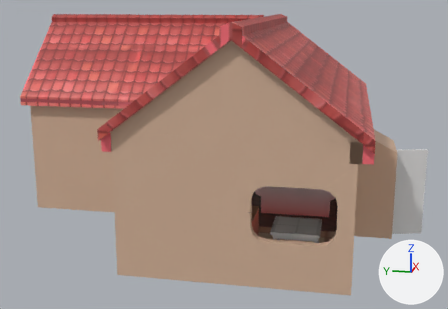
The glTF model testbig.glb as it was, and as the next commit left it.
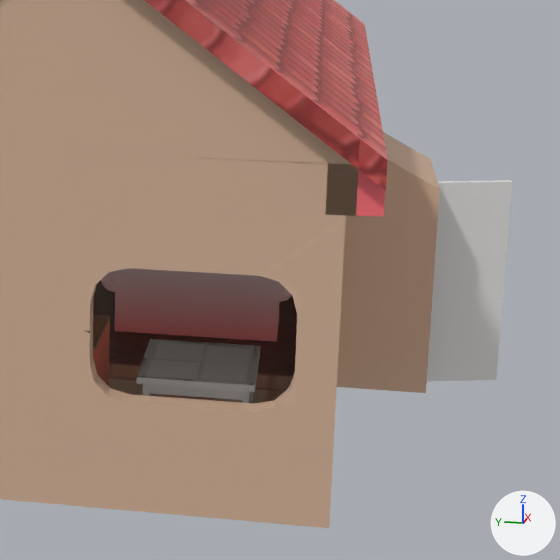
There are two pictures of each version: one whole from a 50 mm camera at (-14.78, -2.22, 4.92) aimed at (-1.4, 0.46, 1.58), one close up on the part from 47% to 100% of the width and 24% to 100% of the height. Lighting does not change. The marker at lower right points along +X, +Y and +Z. Where no turn or scale is listed for an object, it has been applied to the vertices. Vertices at the same position are counted once.

In view in the first close-up: 'Plane', 'dining table', 'door', 'sofa'.
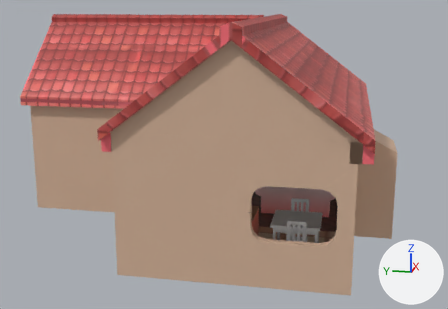
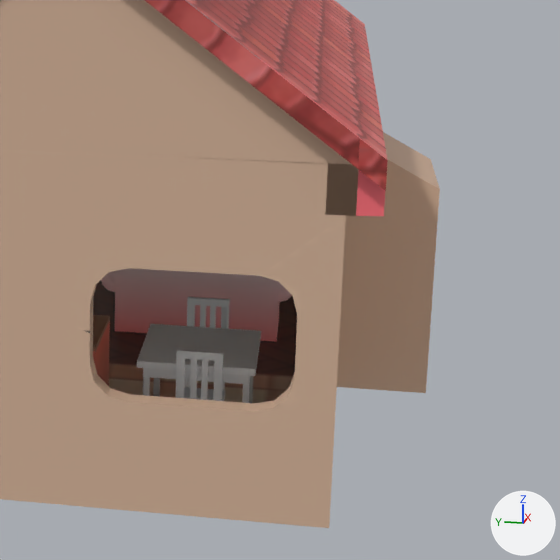
Location of each change, [x1, y1, x2, y2] in pixels of the close-ups (560 x 560 px):
```json
{"object": "door", "change": "deleted", "before": [427, 180, 512, 381]}
{"object": "dining table", "change": "reshaped", "before": [136, 339, 260, 403], "after": [137, 324, 261, 403]}
{"object": "dining table.002", "change": "added", "after": [175, 349, 225, 401]}
{"object": "dining table.001", "change": "added", "after": [185, 297, 230, 390]}
```

Edits to the scene script, one JSON object a line:
```json
{"op": "add", "block": "mat_chairem", "code": ["mat_chairem = principled_material('chairem')", "mat_chairem.base_color = (0.8, 0.8, 0.8)  # white #e7e7e7"]}
{"block": "me_cube_021", "where": "me_cube_021.from_pydata(...)  # 131 vertices, 296 faces; spans x -0.467..0.467, y -0.467..0.467, z -0.242..0.411"}
{"block": "me_cube_021", "where": "# used by ob_dining_table; location = (-3.25, -1.36, 0.28)"}
{"block": "me_cube_021", "change": "me_cube_021 part 1: all 83 vertices in x -0.467..0.467, y -0.467..0.467, z 0.263..0.411 are moved by (0.0, 0.0, 0.136)"}
{"op": "add", "block": "me_cube_019", "code": ["me_cube_019 = bpy.data.meshes.new('Cube.019')", "me_cube_019.from_pydata(...)  # 261 vertices, 577 faces; spans x -0.279..0.162, y -0.178..0.178, z -0.218..0.776", "me_cube_019.materials.append(mat_chairem)  # white #e7e7e7"]}
{"op": "add", "block": "me_cube_015", "code": ["me_cube_015 = bpy.data.meshes.new('Cube.015')", "me_cube_015.from_pydata(...)  # 261 vertices, 577 faces; spans x -0.162..0.279, y -0.178..0.178, z -0.218..0.776", "me_cube_015.materials.append(mat_chairem)  # white #e7e7e7"]}
{"op": "remove", "block": "ob_door", "code": ["ob_door = bpy.data.objects.new('door', me_cube_026)", "ob_door.location = (-1.58, -2.91, 0.91)"]}
{"op": "add", "block": "ob_dining_table_002", "code": ["ob_dining_table_002 = bpy.data.objects.new('dining table.002', me_cube_019)", "ob_dining_table_002.location = (-3.71, -1.41, 0.25)"]}
{"op": "add", "block": "ob_dining_table_001", "code": ["ob_dining_table_001 = bpy.data.objects.new('dining table.001', me_cube_015)", "ob_dining_table_001.location = (-2.89, -1.37, 0.25)"]}
```
